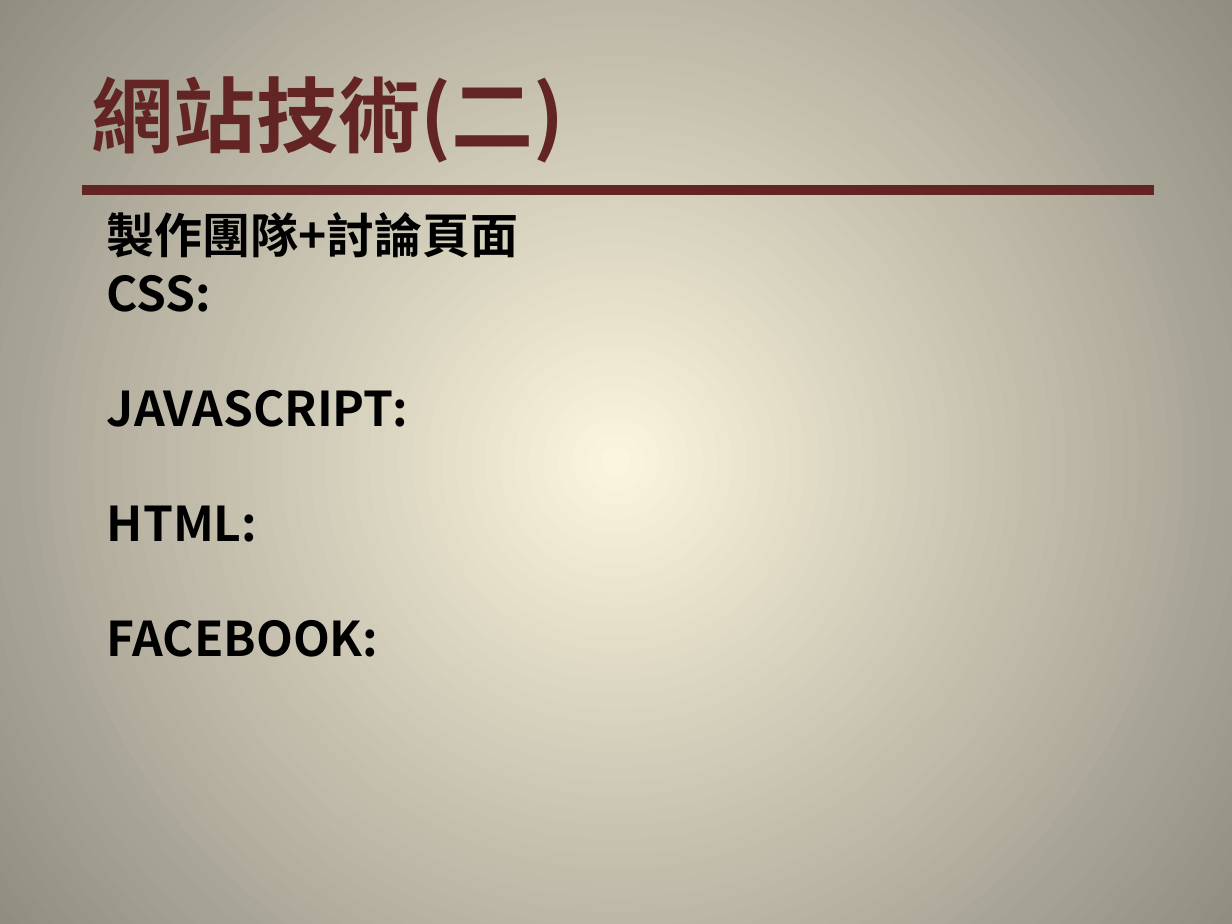
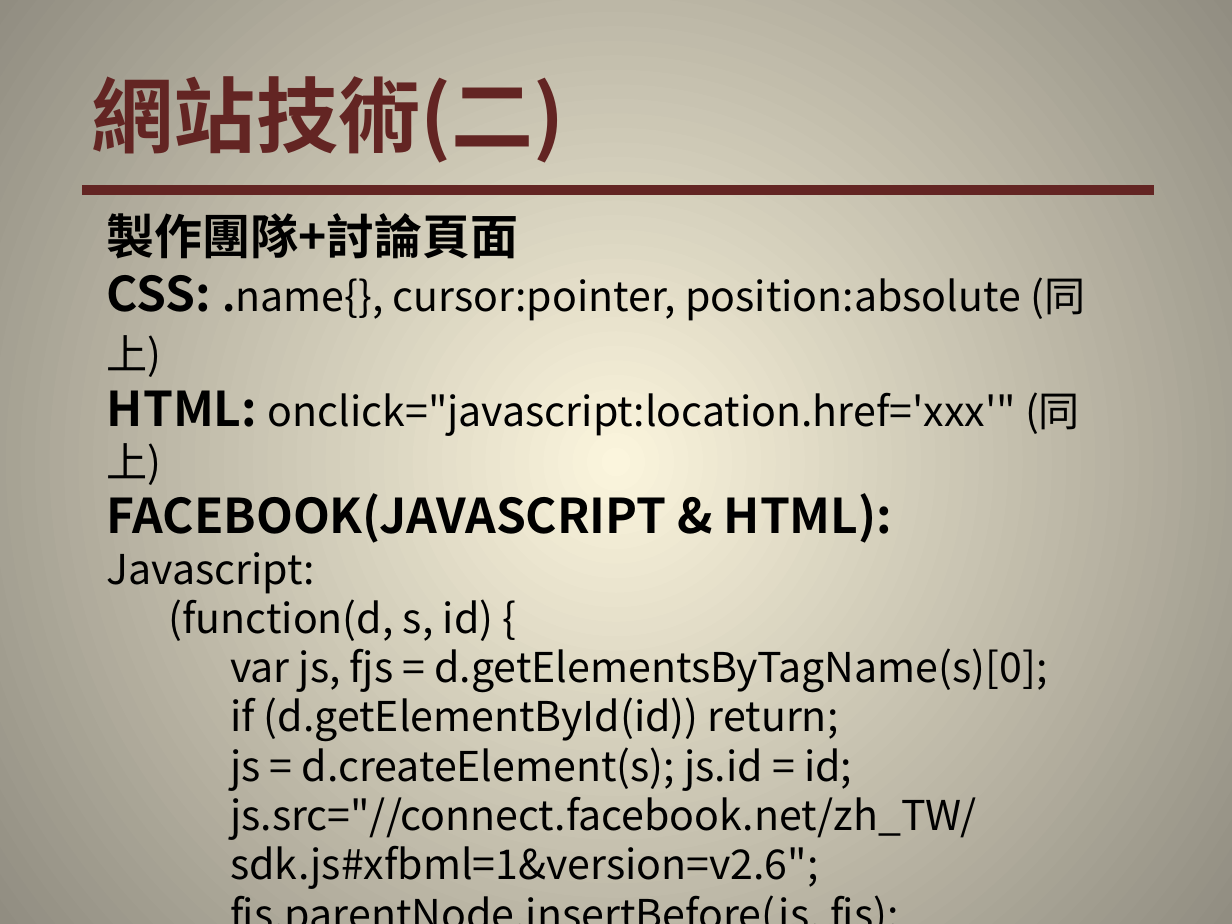
Before and after one commit to tu564541/tu564541.github.io, a slide deck: slide 12 of team17_00357108_00357139_endproject.pptx. Drawn at 1232x924 pixels with LibreOffice and Linux fonts; fonts in the diff are those of the drawing. Boxes give left, top, right and bottom in pixels: in the first picture for what was removed or moved away, otherwise in the second. Text is boxed around its words. In the diff, an @@ line names an element or a change of style, - is before the commit and + after.

```diff
--- a/team17_00357108_00357139_endproject.pptx
+++ b/team17_00357108_00357139_endproject.pptx
@@ text at <box>107,275,1085,889</box>: text changed; size 28 to 24 pt; bold off @@
-CSS:
-JAVASCRIPT:
-HTML:
-FACEBOOK:
+CSS: .name{}, cursor:pointer, position:absolute (同上)
+HTML: onclick="javascript:location.href='xxx'" (同上)
+FACEBOOK(JAVASCRIPT & HTML):
+Javascript:
+  (function(d, s, id) {
+    var js, fjs = d.getElementsByTagName(s)[0];
+    if (d.getElementById(id)) return;
+    js = d.createElement(s); js.id = id;
+    js.src="//connect.facebook.net/zh_TW/sdk.js#xfbml=1&version=v2.6";
+    fjs.parentNode.insertBefore(js, fjs);
+  }(document, 'script', 'facebook-jssdk'));
```
Also in this commit, not shown: 1 slide added.
